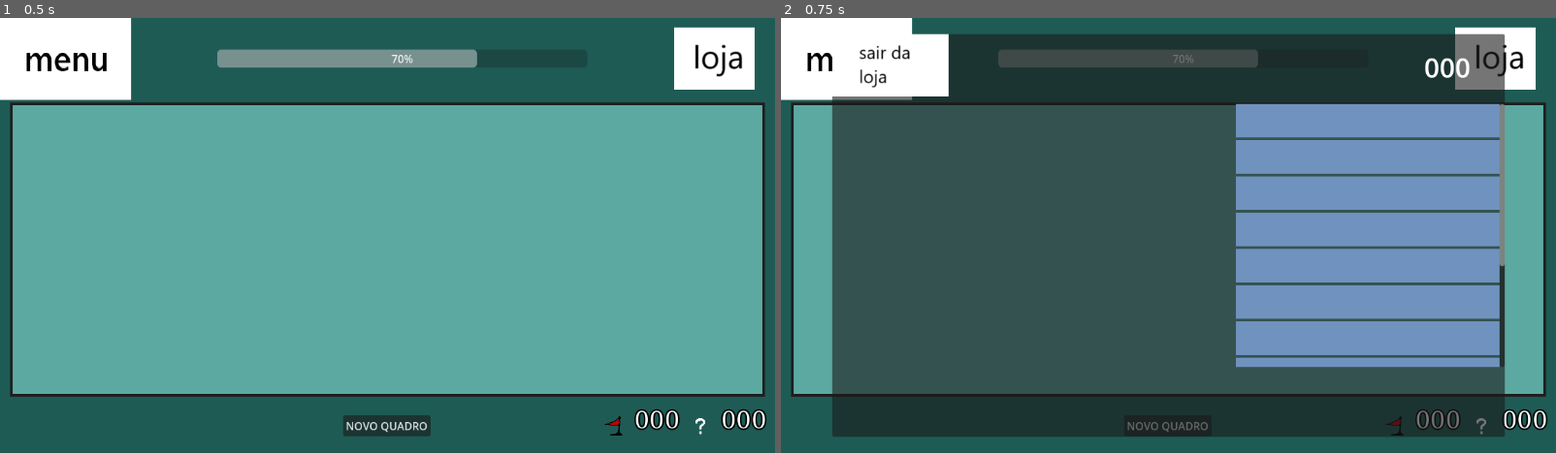
Above: before the commit, frames 1-2 (left to right).
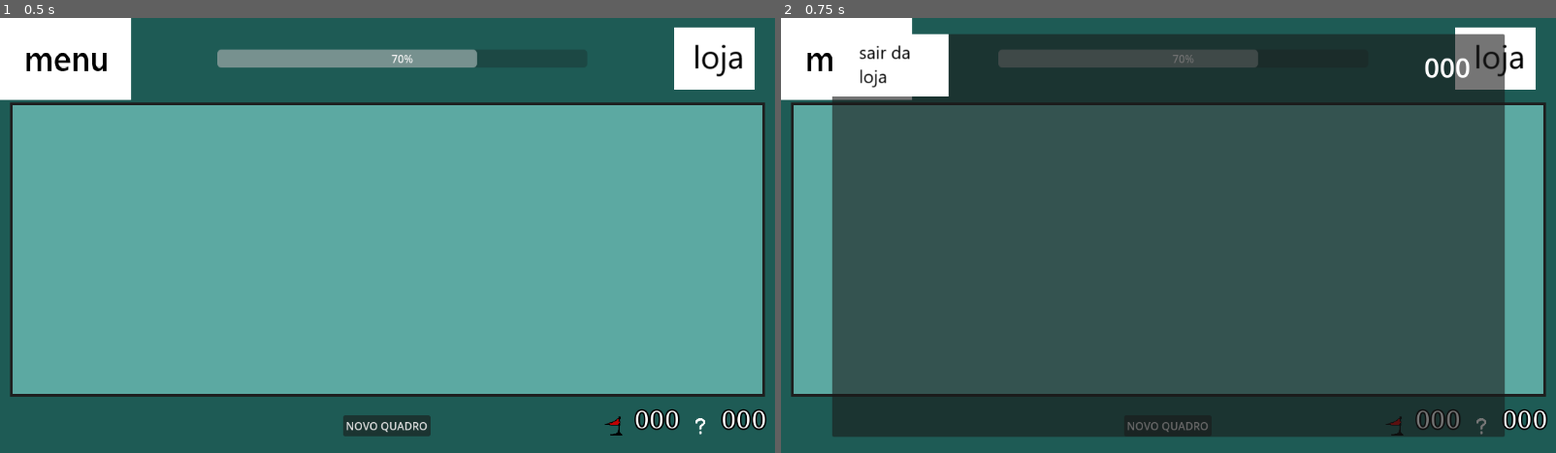
Above: after the commit, the same moments.

Repository: yuris2024/minesweeper
Game: Godot game, scene res://base_scripts/GameManager.tscn
Two runs of this game, one before a commit and one after it. Both use one fixed random seed, a clock stepped at 60 frames per second and the inputs below.
Inputs:
- Up to frame 1 (0.5 s): no input
- Up to frame 2 (0.75 s): click "000" at 0.5 s

Frame 1 is identical in both runs. In frame 2, 20% of the frame differs, in the area x 58-94%, y 19-81%.

Commit message:
Delete inventory system
Delete the old item placeholders.

Diff:
--- a/shop.tscn
+++ b/shop.tscn
@@ -1,8 +1,7 @@
-[gd_scene load_steps=4 format=3 uid="uid://d1fsehcdbkfvq"]
+[gd_scene load_steps=3 format=3 uid="uid://d1fsehcdbkfvq"]
 
 [ext_resource type="Script" path="res://shop.gd" id="1_svw5n"]
 [ext_resource type="Texture2D" uid="uid://gj15bt1cmf24" path="res://art/skin_default/sair_loja.png" id="1_wy81u"]
-[ext_resource type="Texture2D" uid="uid://c6xk0g2yev0wt" path="res://art/blue_shop_background.png" id="2_u6ywt"]
 
 [node name="Shop" type="PanelContainer"]
 anchors_preset = 15
@@ -52,78 +51,6 @@
 size_flags_horizontal = 3
 size_flags_vertical = 3
 
-[node name="Mine1" type="TextureRect" parent="VBoxContainer/HBoxContainer/ScrollContainer/VBoxContainer"]
-custom_minimum_size = Vector2(0, 50)
-layout_mode = 2
-texture = ExtResource("2_u6ywt")
-expand_mode = 1
-
-[node name="Bg1" type="TextureRect" parent="VBoxContainer/HBoxContainer/ScrollContainer/VBoxContainer"]
-custom_minimum_size = Vector2(0, 50)
-layout_mode = 2
-texture = ExtResource("2_u6ywt")
-expand_mode = 1
-
-[node name="Flag1" type="TextureRect" parent="VBoxContainer/HBoxContainer/ScrollContainer/VBoxContainer"]
-custom_minimum_size = Vector2(0, 50)
-layout_mode = 2
-texture = ExtResource("2_u6ywt")
-expand_mode = 1
-
-[node name="Button1" type="TextureRect" parent="VBoxContainer/HBoxContainer/ScrollContainer/VBoxContainer"]
-custom_minimum_size = Vector2(0, 50)
-layout_mode = 2
-texture = ExtResource("2_u6ywt")
-expand_mode = 1
-
-[node name="Mine2" type="TextureRect" parent="VBoxContainer/HBoxContainer/ScrollContainer/VBoxContainer"]
-custom_minimum_size = Vector2(0, 50)
-layout_mode = 2
-texture = ExtResource("2_u6ywt")
-expand_mode = 1
-
-[node name="Bg2" type="TextureRect" parent="VBoxContainer/HBoxContainer/ScrollContainer/VBoxContainer"]
-custom_minimum_size = Vector2(0, 50)
-layout_mode = 2
-texture = ExtResource("2_u6ywt")
-expand_mode = 1
-
-[node name="Flag2" type="TextureRect" parent="VBoxContainer/HBoxContainer/ScrollContainer/VBoxContainer"]
-custom_minimum_size = Vector2(0, 50)
-layout_mode = 2
-texture = ExtResource("2_u6ywt")
-expand_mode = 1
-
-[node name="Button2" type="TextureRect" parent="VBoxContainer/HBoxContainer/ScrollContainer/VBoxContainer"]
-custom_minimum_size = Vector2(0, 50)
-layout_mode = 2
-texture = ExtResource("2_u6ywt")
-expand_mode = 1
-
-[node name="Mine3" type="TextureRect" parent="VBoxContainer/HBoxContainer/ScrollContainer/VBoxContainer"]
-custom_minimum_size = Vector2(0, 50)
-layout_mode = 2
-texture = ExtResource("2_u6ywt")
-expand_mode = 1
-
-[node name="Bg3" type="TextureRect" parent="VBoxContainer/HBoxContainer/ScrollContainer/VBoxContainer"]
-custom_minimum_size = Vector2(0, 50)
-layout_mode = 2
-texture = ExtResource("2_u6ywt")
-expand_mode = 1
-
-[node name="Flag3" type="TextureRect" parent="VBoxContainer/HBoxContainer/ScrollContainer/VBoxContainer"]
-custom_minimum_size = Vector2(0, 50)
-layout_mode = 2
-texture = ExtResource("2_u6ywt")
-expand_mode = 1
-
-[node name="Button3" type="TextureRect" parent="VBoxContainer/HBoxContainer/ScrollContainer/VBoxContainer"]
-custom_minimum_size = Vector2(0, 50)
-layout_mode = 2
-texture = ExtResource("2_u6ywt")
-expand_mode = 1
-
 [node name="HBoxContainer2" type="HBoxContainer" parent="VBoxContainer"]
 custom_minimum_size = Vector2(0, 100)
 layout_mode = 2
